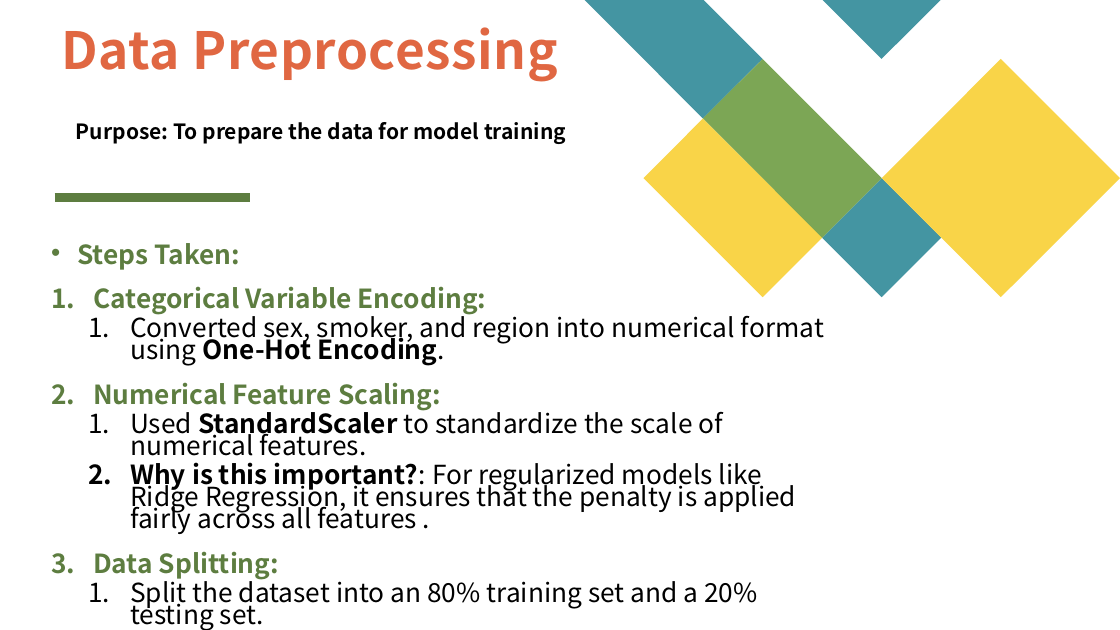
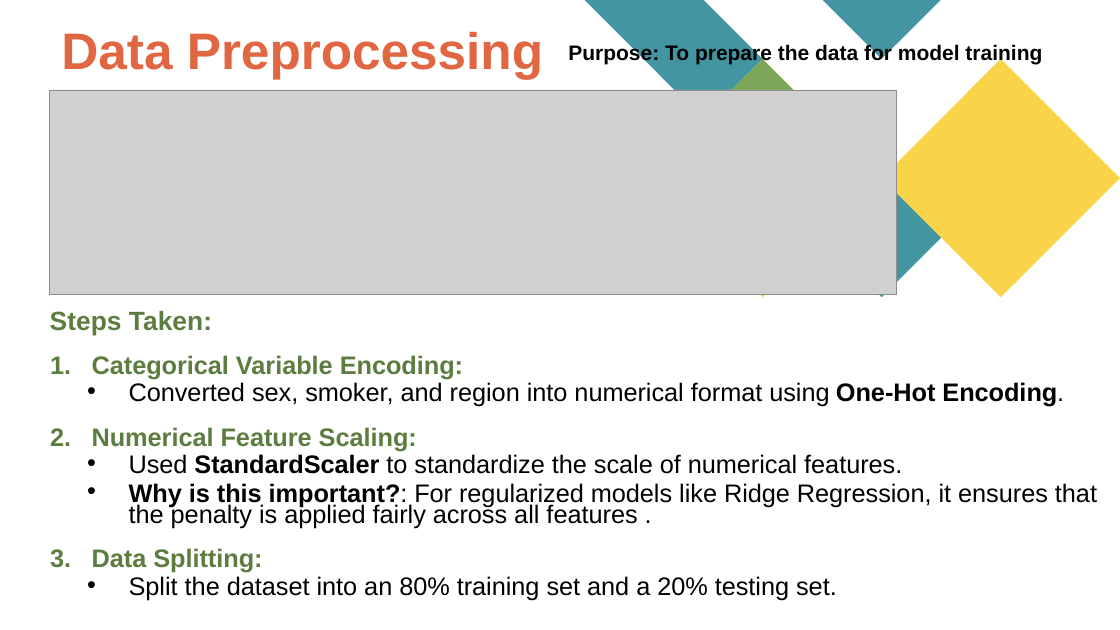
Before and after one commit to dcsweezy/Exploring-Linear-and-Ridge-Regression-with-Cross-Validation_-Group-11, a slide deck: slide 6 of presentation-slide.pptx. Drawn at 1120x630 pixels with LibreOffice and Linux fonts; fonts in the diff are those of the drawing; grey boxes stand for pictures. Boxes give left, top, right and bottom in pixels: in the first picture for what was removed or moved away, otherwise in the second. Text is boxed around its words. In the diff, an @@ line names an element or a change of style, - is before the commit and + after.

```diff
--- a/presentation-slide.pptx
+++ b/presentation-slide.pptx
@@ title "Data Preprocessing" at [61, 32, 543, 79]: font Noto Sans CJK JP to Arial, letter spacing 0.5 to 0 pt @@
@@ text "Purpose: To prepare the data ...": place and size @@
-text "Purpose: To prepare the data ..." at [76, 122, 566, 144]
+text "Purpose: To prepare the data ..." at [568, 43, 1042, 64]
@@ text "Purpose: To prepare the data ..." at [568, 43, 1042, 64]: font Noto Sans CJK JP to Arial @@
@@ picture added at [50, 90, 897, 294] @@
@@ line removed from (55, 197) to (250, 197) @@
@@ text "Steps Taken:": place and size @@
-text "Steps Taken:" at [77, 243, 824, 630]
+text "Steps Taken:" at [50, 311, 1097, 601]
@@ text "Steps Taken:" at [50, 311, 1097, 601]: size 22.5 to 22.6 pt in "Steps Taken:"; font Noto Sans CJK JP to Arial, size 22.5 to 21.6 pt; text colour #5D7D40 to #5D7C3F in "Steps Taken:", "Categorical Variable Encoding:", "Numerical Feature Scaling:", "Data Splitting:"; bullet • to none; less space between paragraphs; indent changed; bullet 1. to • @@
```
Also in this commit, not shown: 14 other slides changed.
